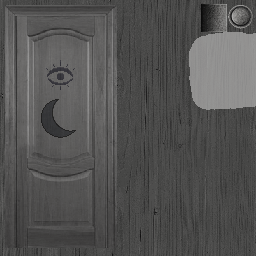
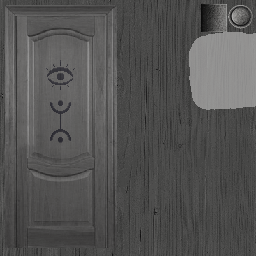
Layered file, before and after one edit (256x256). Changes by layer:
removed layer "Paint Layer 5" (1st of 2) (was soft light) over [41,99,76,143]
renamed "Copy of Paint Layer 3 Merged" to "Paint Layer 8 Merged", showed it, opacity 68% → 100%, blend normal → soft light, moved it above "Paint Layer 7", painted on it over [41,99,76,143]
painted on "Paint Layer 7" (2nd of 3) over [41,99,76,143]
painted on "Background" over [41,99,76,143]